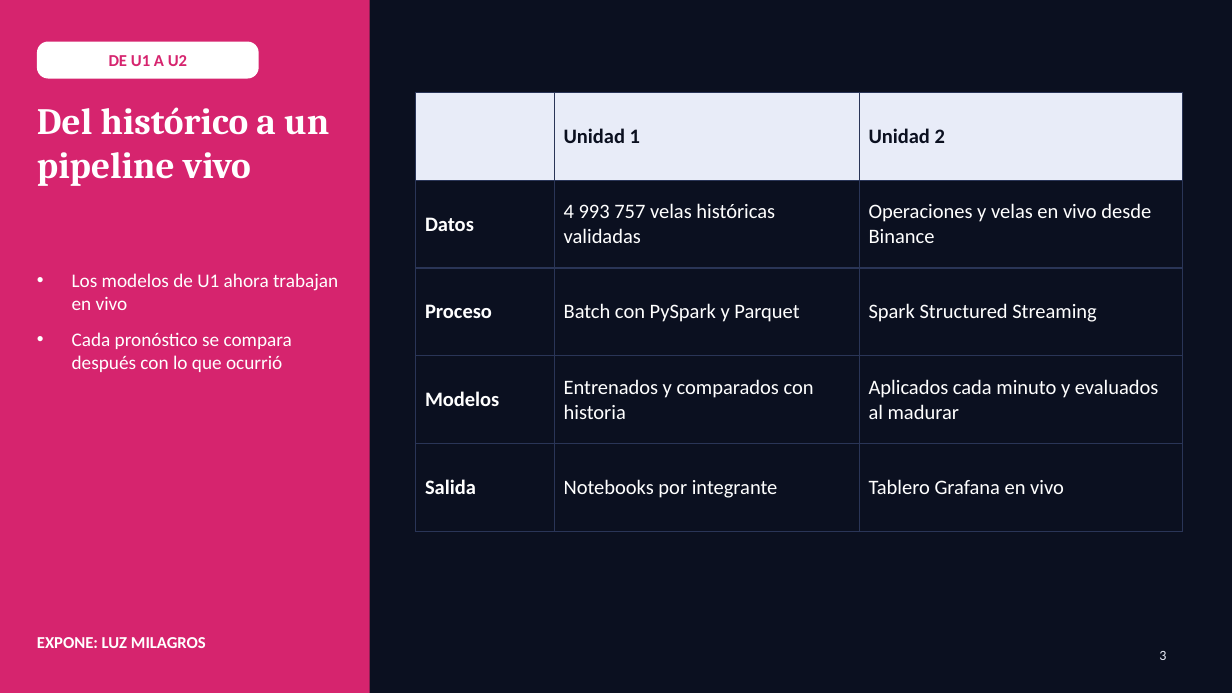
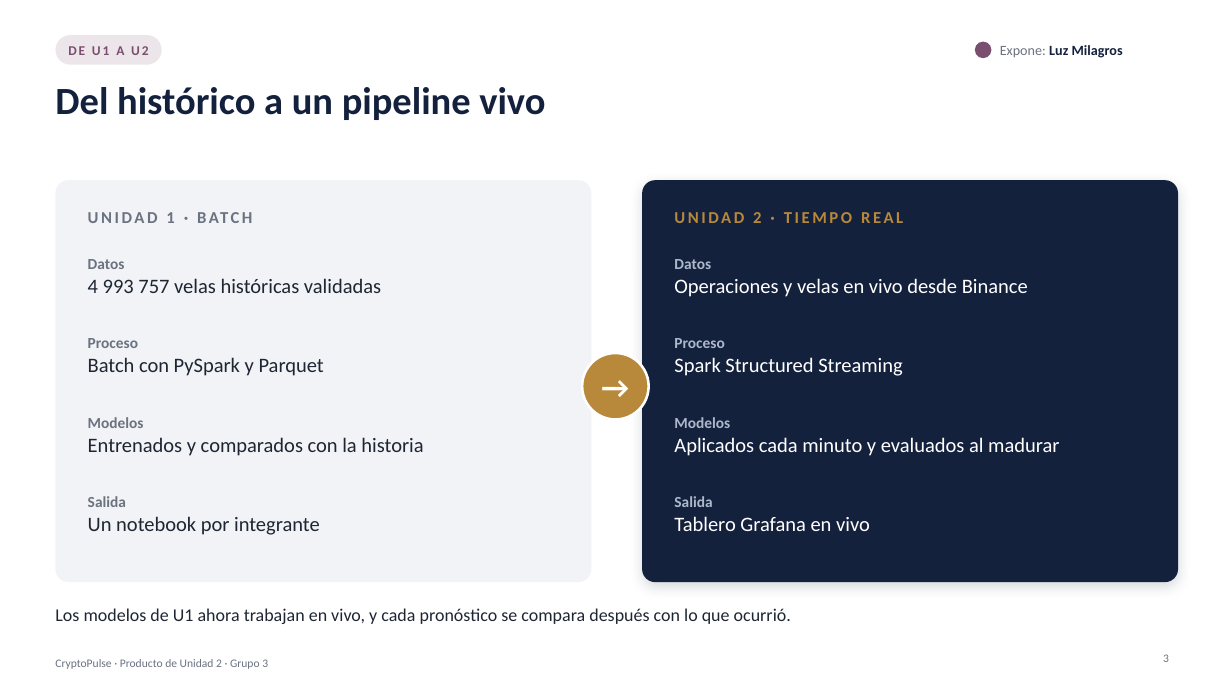
Before and after one commit to Milagros-hp/BigData-BTC-SOL, a slide deck: slide 3 of docs/presentacion/CryptoPulse_U2.pptx. Drawn at 1232x693 pixels with LibreOffice and Linux fonts; fonts in the diff are those of the drawing. Boxes give left, top, right and bottom in pixels: in the first picture for what was removed or moved away, otherwise in the second. Text is boxed around its words. In the diff, an @@ line names an element or a change of style, - is before the commit and + after.

```diff
--- a/docs/presentacion/CryptoPulse_U2.pptx
+++ b/docs/presentacion/CryptoPulse_U2.pptx
@@ background #0B1020 to #FFFFFF @@
@@ rectangle removed at (x1=0, y1=0, x2=370, y2=693) @@
@@ text "DE U1 A U2" moved from (x1=37, y1=42, x2=259, y2=79) to (x1=68, y1=46, x2=148, y2=55) @@
@@ text "DE U1 A U2" at (x1=68, y1=46, x2=148, y2=55): size 13 to 10.5 pt, text colour #D6246E to #7A4E6E, letter spacing 0 to 1.5 pt; fill #FFFFFF to none @@
@@ rounded rectangle added at (x1=55, y1=35, x2=162, y2=65), fill #7A4E6E at 14% opacity @@
@@ ellipse added at (x1=975, y1=42, x2=992, y2=58), fill #7A4E6E @@
@@ text added at (x1=1000, y1=45, x2=1123, y2=58), 11 pt, text #14213D, bold @@
+Expone: Luz Milagros
@@ title "Del histórico a un pipeline ..." moved from (x1=37, y1=107, x2=329, y2=186) to (x1=55, y1=87, x2=545, y2=120) @@
@@ title "Del histórico a un pipeline ..." at (x1=55, y1=87, x2=545, y2=120): size 29 to 30 pt, font Cambria to Calibri, text colour #FFFFFF to #14213D @@
@@ table removed at (x1=416, y1=92, x2=1183, y2=502), 5 rows, 3 columns @@
- | Unidad 1 | Unidad 2
-Datos | 4 993 757 velas históricas validadas | Operaciones y velas en vivo desde Binance
-Proceso | Batch con PySpark y Parquet | Spark Structured Streaming
-Modelos | Entrenados y comparados con historia | Aplicados cada minuto y evaluados al madurar
-Salida | Notebooks por integrante | Tablero Grafana en vivo
@@ rounded rectangle added at (x1=55, y1=180, x2=592, y2=582), fill #F1F3F7 @@
@@ rounded rectangle added at (x1=642, y1=180, x2=1178, y2=582), fill #14213D @@
@@ text added at (x1=166, y1=212, x2=174, y2=223), 13 pt, text #6B7280, bold @@
+UNIDAD 1 · BATCH
@@ text added at (x1=674, y1=212, x2=903, y2=223), 13 pt, text #B8893B, bold @@
+UNIDAD 2 · TIEMPO REAL
@@ text added at (x1=88, y1=259, x2=381, y2=293), 16 pt, text #1F2633 @@
+Datos
+4 993 757 velas históricas validadas
@@ text added at (x1=674, y1=259, x2=1028, y2=297), 16 pt, text #FFFFFF @@
+Datos
+Operaciones y velas en vivo desde Binance
@@ text added at (x1=88, y1=338, x2=324, y2=376), 16 pt, text #1F2633 @@
+Proceso
+Batch con PySpark y Parquet
@@ ellipse added at (x1=582, y1=353, x2=649, y2=420), fill #B8893B, outline #FFFFFF 2 pt @@
@@ text added at (x1=582, y1=353, x2=649, y2=420), 24 pt, text #FFFFFF, bold @@
+→
@@ text added at (x1=674, y1=338, x2=903, y2=376), 16 pt, text #FFFFFF @@
+Proceso
+Spark Structured Streaming
@@ text added at (x1=88, y1=417, x2=423, y2=456), 16 pt, text #1F2633 @@
+Modelos
+Entrenados y comparados con la historia
@@ text added at (x1=674, y1=417, x2=1059, y2=456), 16 pt, text #FFFFFF @@
+Modelos
+Aplicados cada minuto y evaluados al madurar
@@ text added at (x1=88, y1=496, x2=320, y2=535), 16 pt, text #1F2633 @@
+Salida
+Un notebook por integrante
@@ text added at (x1=674, y1=496, x2=870, y2=531), 16 pt, text #FFFFFF @@
+Salida
+Tablero Grafana en vivo
@@ text "Los modelos de U1 ahora ..." at (x1=55, y1=608, x2=791, y2=624): vertical alignment top to middle @@
@@ text at (x1=55, y1=608, x2=791, y2=624): text changed; size 15 to 14 pt; text colour #FFFFFF to #1F2633 @@
-• Los modelos de U1 ahora trabajan en vivo
-• Cada pronóstico se compara después con lo que ocurrió
+Los modelos de U1 ahora trabajan en vivo, y cada pronóstico se compara después con lo que ocurrió.
@@ text removed at (x1=37, y1=637, x2=206, y2=648) @@
-EXPONE: LUZ MILAGROS
@@ text added at (x1=55, y1=659, x2=268, y2=669), 9 pt, text #6B7280 @@
+CryptoPulse · Producto de Unidad 2 · Grupo 3
@@ page number at (x1=1163, y1=654, x2=1169, y2=662): size 11 to 9 pt, text colour #E8ECF8 to #6B7280; alignment left to right @@
```
Also in this commit, not shown: 20 other slides changed, 1 other file.
